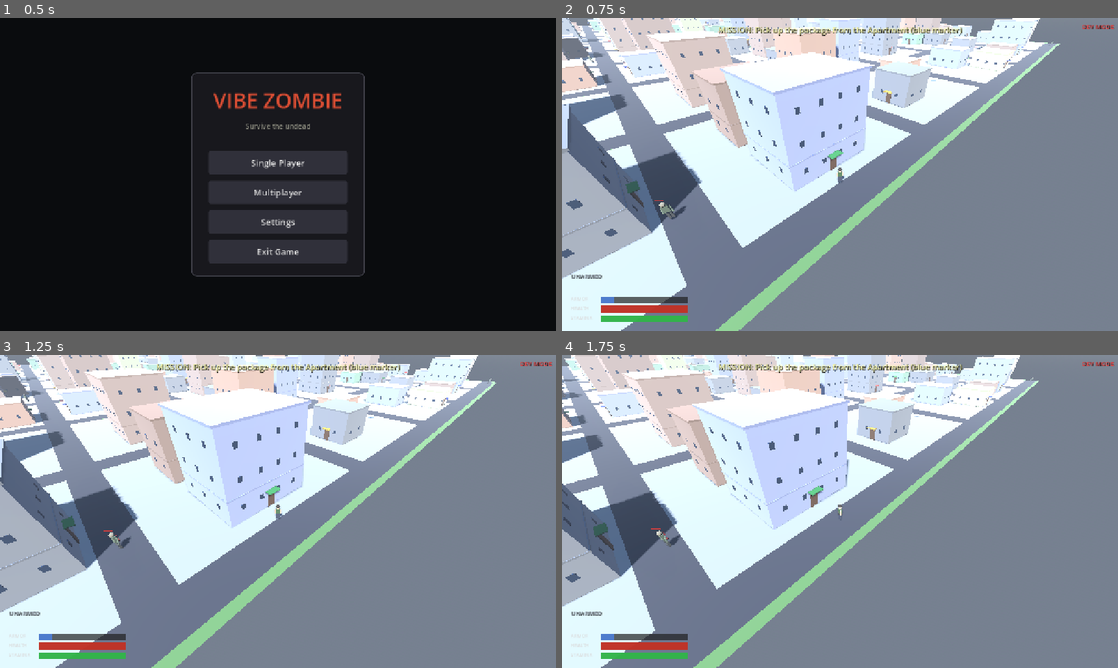
Above: before the commit, frames 1-4 (two rows, left to right).
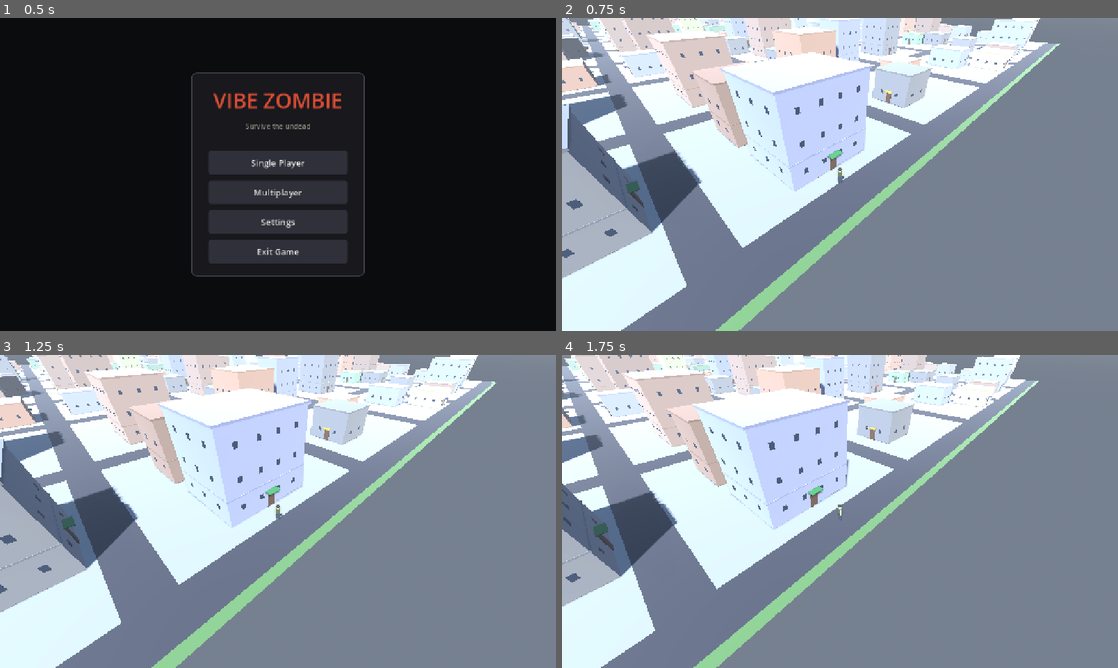
Above: after the commit, the same moments.

Repository: shaoqian2001/vibe-zombie
Game: Godot game, scene res://scenes/TitleMenu.tscn
The game is run twice, just before and just after one commit, with the same random seed, the same clock (stepped at 60 frames per second) and the same inputs.
Inputs (mouse positions are in pixels of both pictures, inside the frame that each line leads up to):
- Up to frame 1 (0.5 s): no input
- Up to frame 2 (0.75 s): click "Single Player" at 0.5 s
- Up to frame 3 (1.25 s): no input
- Up to frame 4 (1.75 s): move the mouse to (962, 495) at 1.27 s; hold D (move_right) from 1.28 s (still down); hold F (interact) from 1.28 s (still down)

Frame 1 is identical in both runs. In frame 2, 1.9% of the frame differs, in the area x 1-100%, y 2-98%; in frame 3, 1.9%; in frame 4, 1.9%.
Error after the commit: Parse Error: Cannot infer the type of "probe" variable because the value doesn't have a set type. (res://scripts/fov_overlay.gd:82)

Commit message:
Add FOV fog-of-war overlay (145° / ~200 m view distance)
A CanvasLayer shader overlay darkens everything outside the player's
vision cone. Each frame fov_overlay.gd projects the world-space pie-slice
(facing dir ± 72.5°, radius 50 units) to screen-space via
Camera3D.unproject_position() and passes the 34-vertex polygon to a
canvas_item shader. The shader runs a point-in-polygon test per pixel
and sets alpha 0 (visible) or 0.88 (dark) accordingly.

Both fov_degrees and view_distance are @export vars for later tuning.

Diff:
--- /dev/null
+++ b/scripts/fov_overlay.gd
@@ -0,0 +1,93 @@
+extends CanvasLayer
+
+## FOV fog-of-war overlay.
+## Projects a world-space pie-slice (facing direction ± fov_degrees/2, radius
+## view_distance) to screen space each frame and passes it to the shader as a
+## polygon. Pixels outside the polygon are darkened; inside are transparent.
+##
+## Human-eyesight defaults: 145° horizontal FOV, ~50 world units (~200 m at
+## the game's approximate 1 unit = 4 m scale).
+
+@export var fov_degrees: float  = 145.0
+@export var view_distance: float = 50.0
+
+const ARC_SEGMENTS := 32
+const N_VERTS := ARC_SEGMENTS + 2  # 1 center + (ARC_SEGMENTS + 1) arc pts = 34
+
+var _player: Node3D = null
+var _camera: Camera3D = null
+var _mat: ShaderMaterial = null
+
+func configure(player: Node3D, camera: Camera3D) -> void:
+	_player = player
+	_camera = camera
+
+func _ready() -> void:
+	layer = 1  # same layer as HUD; added to tree first so it renders below HUD
+
+	var rect := ColorRect.new()
+	rect.set_anchors_preset(Control.PRESET_FULL_RECT)
+	rect.mouse_filter = Control.MOUSE_FILTER_IGNORE
+
+	_mat = ShaderMaterial.new()
+	_mat.shader = load("res://shaders/fov.gdshader") as Shader
+	rect.material = _mat
+	add_child(rect)
+
+func _process(_delta: float) -> void:
+	if _player == null or _camera == null or _mat == null:
+		return
+
+	var ppos := _player.global_position
+	var fwd3 := _player.global_transform.basis.z
+	var facing := Vector2(fwd3.x, fwd3.z)
+	if facing.length_squared() < 0.0001:
+		facing = Vector2(0.0, 1.0)
+	facing = facing.normalized()
+
+	var half_rad  := deg_to_rad(fov_degrees * 0.5)
+	var base_angle := atan2(facing.y, facing.x)
+
+	var polygon := PackedVector2Array()
+	polygon.resize(N_VERTS)
+
+	# Vertex 0: player's own screen position
+	polygon[0] = _camera.unproject_position(ppos)
+
+	# Vertices 1 .. N_VERTS-1: arc swept ±half_rad around the facing direction
+	for i in range(ARC_SEGMENTS + 1):
+		var t := float(i) / float(ARC_SEGMENTS)
+		var angle := base_angle - half_rad + t * (half_rad * 2.0)
+		var dir_xz := Vector2(cos(angle), sin(angle))
+		var world_xz := Vector2(ppos.x, ppos.z) + dir_xz * view_distance
+		var world3d := Vector3(world_xz.x, 0.0, world_xz.y)
+		polygon[i + 1] = _safe_project(world3d, polygon[0], dir_xz)
+
+	_mat.set_shader_parameter("fov_polygon", polygon)
+
+# Project a world point to screen. If the point is behind the camera, fall back
+# to an off-screen position in the approximate screen direction so the polygon
+# winding remains sensible.
+func _safe_project(world3d: Vector3, player_screen: Vector2, world_dir_xz: Vector2) -> Vector2:
+	var cam_fwd := -_camera.global_transform.basis.z
+	var to_point := world3d - _camera.global_position
+	if to_point.dot(cam_fwd) > 0.1:
+		return _camera.unproject_position(world3d)
+
+	# Point is behind the camera. Walk toward the player along the arc direction
+	# until we find a point in front of the camera, then extend off screen.
+	var ppos := _player.global_position
+	var dir3 := Vector3(world_dir_xz.x, 0.0, world_dir_xz.y)
+	for step in [0.5, 0.25, 0.1]:
+		var probe := ppos + dir3 * (view_distance * step)
+		if (probe - _camera.global_position).dot(cam_fwd) > 0.1:
+			var probe_screen := _camera.unproject_position(probe)
+			var screen_dir := (probe_screen - player_screen).normalized()
+			return player_screen + screen_dir * 3000.0
+
+	# Ultimate fallback: guess direction from world XZ to screen XY
+	# (approximate: camera yaw ~45° means +X_world ≈ screen right+down,
+	#  +Z_world ≈ screen right+up — heuristic only used when fully behind camera)
+	var approx := Vector2(world_dir_xz.x - world_dir_xz.y,
+	                      -world_dir_xz.x - world_dir_xz.y).normalized()
+	return player_screen + approx * 3000.0
--- a/scripts/main.gd
+++ b/scripts/main.gd
@@ -14,6 +14,7 @@
 const BuildingInterior = preload("res://scripts/building_interior.gd")
 const WeaponPickup = preload("res://scripts/weapon_pickup.gd")
 const MapView = preload("res://scripts/map_view.gd")
+const FovOverlay = preload("res://scripts/fov_overlay.gd")
 
 const DEV_MODE := true
 
@@ -55,6 +56,7 @@
 var _inventory_open: bool = false
 var _map_view: CanvasLayer = null
 var _map_open: bool = false
+var _fov_overlay: CanvasLayer = null
 
 # State
 var _nearby_building: Dictionary = {}   # building whose door area the player overlaps
@@ -83,12 +85,19 @@
 	var rng := RandomNumberGenerator.new()
 	rng.randomize()
 
+	# FOV overlay added first so it renders below the HUD/UI CanvasLayers
+	_fov_overlay = CanvasLayer.new()
+	_fov_overlay.set_script(FovOverlay)
+	_fov_overlay.name = "FovOverlay"
+	add_child(_fov_overlay)
+
 	# Spawn player near map rim — positions derived from the world's actual size
 	var rim_candidates := _build_rim_spawn_candidates()
 	var spawn_pos: Vector3 = rim_candidates[rng.randi() % rim_candidates.size()]
 	player.global_position = spawn_pos
 
 	camera.set_target(player)
+	_fov_overlay.configure(player, camera)
 	player.add_to_group("player")
 	_create_ui()
 	_setup_hud()
--- /dev/null
+++ b/shaders/fov.gdshader
@@ -0,0 +1,36 @@
+shader_type canvas_item;
+
+// FOV fog-of-war overlay.
+// fov_polygon holds N_VERTS screen-pixel positions that form a closed pie-slice
+// (center vertex first, then ARC_SEG+1 arc vertices going around).
+// Pixels inside the polygon are transparent; outside are darkened.
+
+const int N_VERTS = 34;  // 1 center + 33 arc points (32 arc segments)
+
+uniform vec2 fov_polygon[N_VERTS];
+uniform float fog_alpha : hint_range(0.0, 1.0) = 0.88;
+
+bool point_in_polygon(vec2 p) {
+	bool inside = false;
+	int j = N_VERTS - 1;
+	for (int i = 0; i < N_VERTS; i++) {
+		vec2 vi = fov_polygon[i];
+		vec2 vj = fov_polygon[j];
+		if ((vi.y > p.y) != (vj.y > p.y)) {
+			float ix = (vj.x - vi.x) * (p.y - vi.y) / (vj.y - vi.y) + vi.x;
+			if (p.x < ix) {
+				inside = !inside;
+			}
+		}
+		j = i;
+	}
+	return inside;
+}
+
+void fragment() {
+	if (point_in_polygon(FRAGCOORD.xy)) {
+		COLOR = vec4(0.0, 0.0, 0.0, 0.0);
+	} else {
+		COLOR = vec4(0.0, 0.0, 0.0, fog_alpha);
+	}
+}
